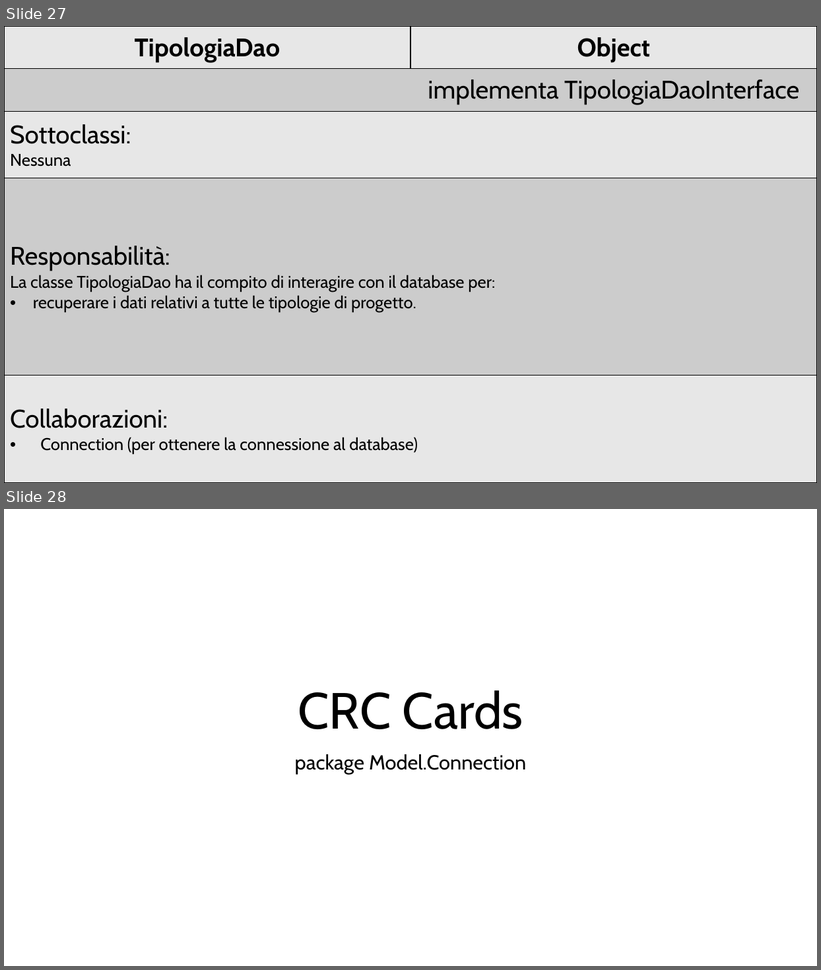
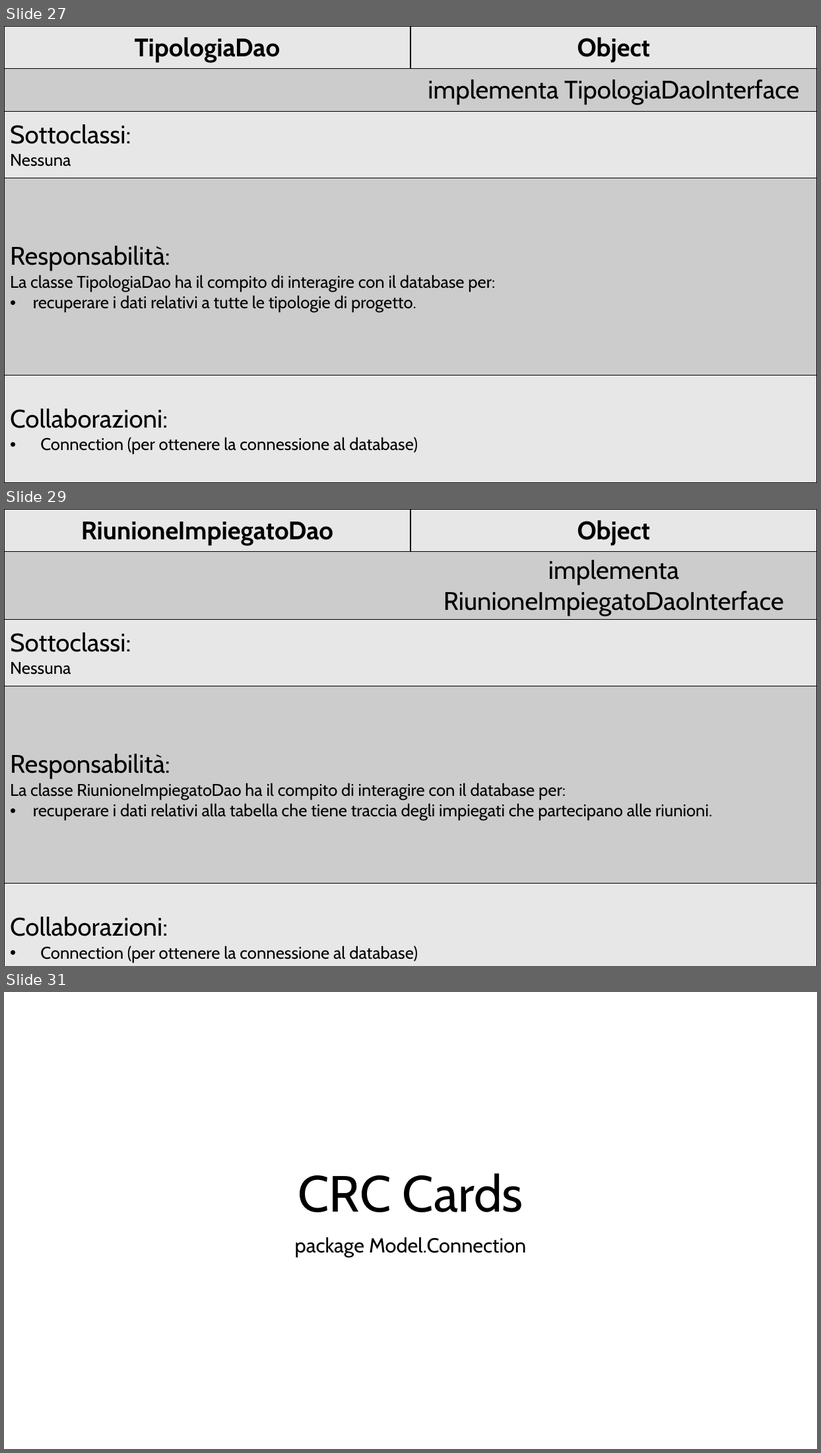
Before and after one commit to FulmineGiallo/progetto, a slide deck: CRC Cards.pptx. Shown one above the other, each under a label of ours: slides 27 and 28 before the commit, slides 27, 29 and 31 after it; the slides between them are not shown. The pictures are 821x970 and 821x1453 pixels, drawn with LibreOffice and Linux fonts; fonts in the diff are those of the drawing. Boxes give left, top, right and bottom in pixels: in the first picture for what was removed or moved away, otherwise in the second. Text is boxed around its words. In the diff, an @@ line names an element or a change of style, - is before the commit and + after.

```diff
--- a/CRC Cards.pptx
+++ b/CRC Cards.pptx
@@ slide 29 added at [4,509,817,966], background #FFFFFF @@
@@ table added at [4,509,817,966], 5 rows, 2 columns @@
+RiunioneImpiegatoDao | Object
+ | implementa RiunioneImpiegatoDaoInterface
+Sottoclassi: / Nessuna | 
+Responsabilità: / La classe RiunioneImpiegatoDao ha il compito di interagire con il database per: / recuperare i dati relativi alla tabella che tiene traccia degli impiegati che partecipano alle riunioni. | 
+Collaborazioni: / Connection (per ottenere la connessione al database) | 
@@ what was slide 28 is now slide 31 @@
```
Also in this commit, not shown: 45 other slides added.
